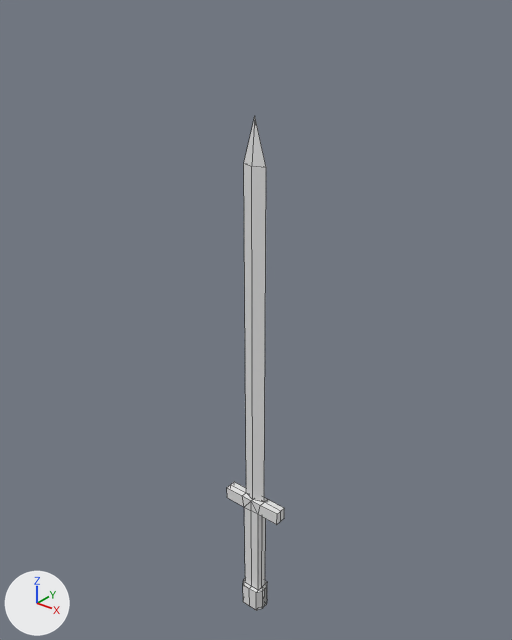
A saved change to the Blender file Unity Project - Fantasy Game/Assets/Blender Models/Weapons/Sword Demos/Swords.blend.
Rendered twice from a 50 mm lens placed at (2.74, -3.42, 4.76), pointed at (-0.09, 0.13, 2.56). The axes (+X, +Y, +Z) are drawn at lower left. The lights are the same throughout. Mesh edges are drawn as thin lines.

Before the edit, the objects in view are built like this:
```python
me_plane_010 = bpy.data.meshes.new('Plane.010')
me_plane_010.from_pydata(...)  # 257 vertices, 246 faces, 3 loose edges; spans x 0.0..0.33, y -0.06..0.06, z -0.15..3.38
me_plane_011 = bpy.data.meshes.new('Plane.011')
me_plane_011.from_pydata(...)  # 30 vertices, 22 faces; spans x 0.0..0.31, y -0.03..0.03, z -0.09..2.8
me_single_sword_reference = bpy.data.meshes.new('Single Sword Reference')
me_single_sword_reference.from_pydata(...)  # 32 vertices, 23 faces; spans x 0.0..0.25, y -0.08..0.0, z 0.0..4.0
ob_absorb_blade_mesh = bpy.data.objects.new('Absorb Blade Mesh', me_plane_010)
ob_absorb_blade_mesh.location = (0.0, 0.0, 1.1)
_m = ob_absorb_blade_mesh.modifiers.new('Mirror', 'MIRROR')
ob_absorb_blade_mesh.hide_set(True)  # its collection is switched off
ob_absorb_mesh_bg = bpy.data.objects.new('Absorb Mesh BG', me_plane_011)
ob_absorb_mesh_bg.location = (0.0, 0.0, 1.1)
_m = ob_absorb_mesh_bg.modifiers.new('Mirror', 'MIRROR')
_m.use_clip = True
ob_absorb_mesh_bg.hide_set(True)  # its collection is switched off
ob_single_sword_reference = bpy.data.objects.new('Single Sword Reference', me_single_sword_reference)
ob_single_sword_reference.location = (0.0, 0.0, 0.0)
_m = ob_single_sword_reference.modifiers.new('Mirror', 'MIRROR')
_m.use_axis = (True, True, False)
_m.use_clip = True
```
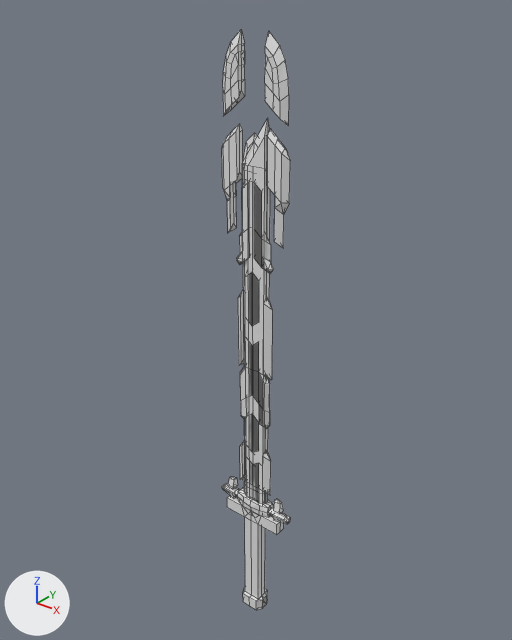
The change, as a list of edits to the scene's bpy script:
```text
Change me_single_sword_reference:
    used by ob_single_sword_reference; location = (0.0, 0.0, 0.0)
    remove me_single_sword_reference.from_pydata(...)  # 32 vertices, 23 faces; spans x 0.0..0.25, y -0.08..0.0, z 0.0..4.0
    add me_single_sword_reference.from_pydata(...)  # 55 vertices, 49 faces; spans x -0.25..0.25, y -0.08..0.0, z 0.0..4.0
    me_single_sword_reference part 1
    14 vertices are removed from x 0.0..0.09, y -0.08..0.0, z 0.2..4.0
    16 faces are deleted
    4 vertices in x 0.07..0.1, y -0.08..0.0, z 0.2 move by (0.0, 0.0, -0.1)
    3 vertices move from x 0.0..0.25, y -0.05..0.0, z 0.2..1.1 to x 0.0..0.25, y -0.05..0.0, z 0.9..1.0
    37 vertices are added at x -0.25..0.1, y -0.08..0.0, z 0.0..4.0
    42 new faces join them
Change ob_single_sword_reference:
    where _m = ob_single_sword_reference.modifiers.new('Mirror', 'MIRROR')
    _m.use_axis: (True, True, False) -> (False, True, False)
Change ob_absorb_blade_mesh:
    remove ob_absorb_blade_mesh.hide_set(True)  # its collection is switched off
Change ob_absorb_mesh_bg:
    remove ob_absorb_mesh_bg.hide_set(True)  # its collection is switched off
```

Where the change shows, as pixel boxes [x1, y1, x2, y2] in the pictures (512 x 640 px):
'Absorb Blade Mesh', shown
    after: [222, 30, 290, 524]
'Single Sword Reference', reshaped, modifiers changed
    before: [227, 117, 284, 610]
    after: [227, 118, 284, 610]
'Absorb Mesh BG', shown
    after: [224, 133, 287, 520]
